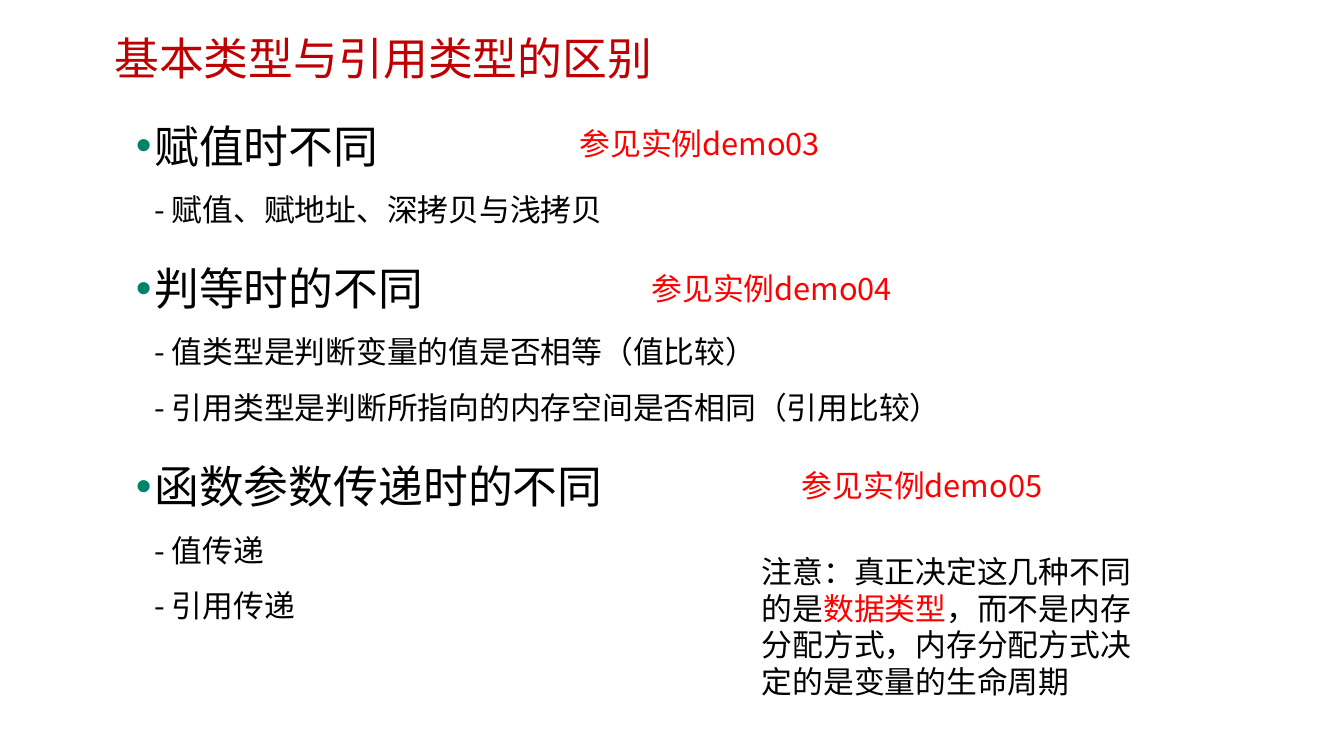
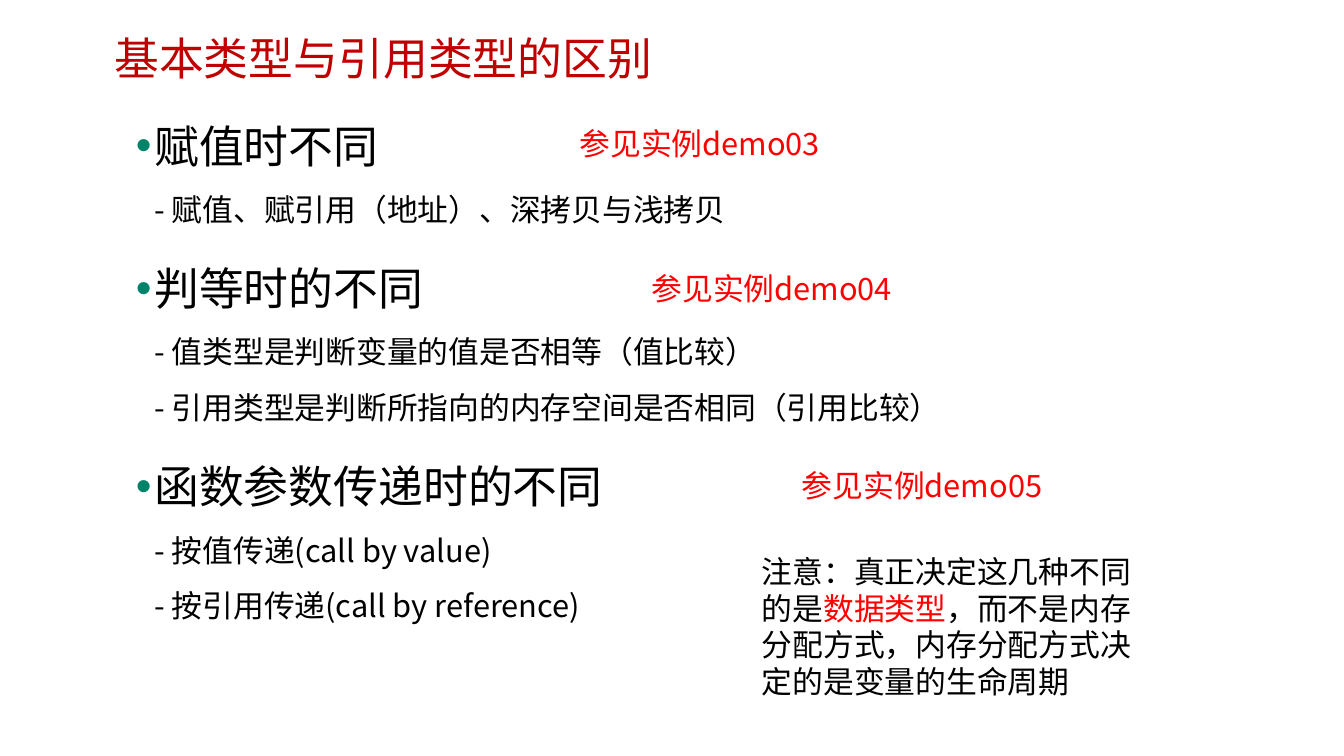
Before and after one commit to edu2act/course-javascript-advanced, a slide deck: slide 6 of 课程PPT/02.JS数据类型、值与类型转换.pptx. Drawn at 1344x756 pixels with LibreOffice and Linux fonts; fonts in the diff are those of the drawing; background and template pictures are left out. Boxes give left, top, right and bottom in pixels: in the first picture for what was removed or moved away, otherwise in the second. Text is boxed around its words. In the diff, an @@ line names an element or a change of style, - is before the commit and + after.

```diff
--- a/课程PPT/02.JS数据类型、值与类型转换.pptx
+++ b/课程PPT/02.JS数据类型、值与类型转换.pptx
@@ text at box(154, 125, 725, 224): text changed @@
-• 赋值时不同
-  - 赋值、赋地址、深拷贝与浅拷贝
+• 赋值时不同
+  - 赋值、赋引用（地址）、深拷贝与浅拷贝
@@ text at box(154, 465, 602, 624): text changed; size 32 to 22 pt @@
-• 函数参数传递时的不同
-  - 值传递
-  - 引用传递
+• 函数参数传递时的不同
+  - 按值传递(call by value)
+  - 按引用传递(call by reference)
```
Also in this commit, not shown: 1 other slide changed, 3 other files.
